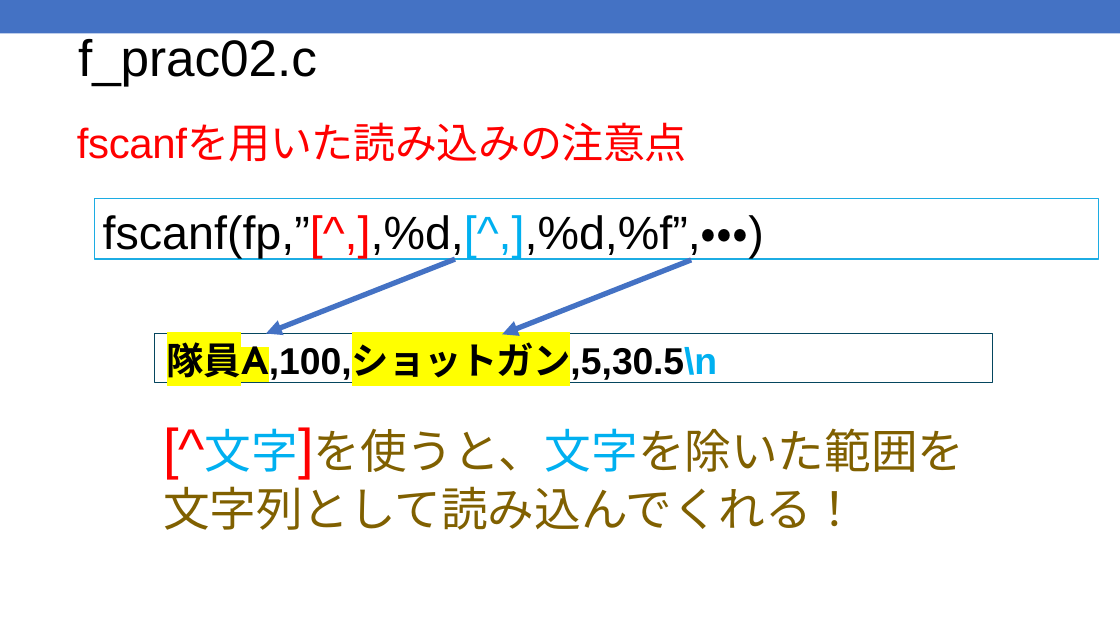
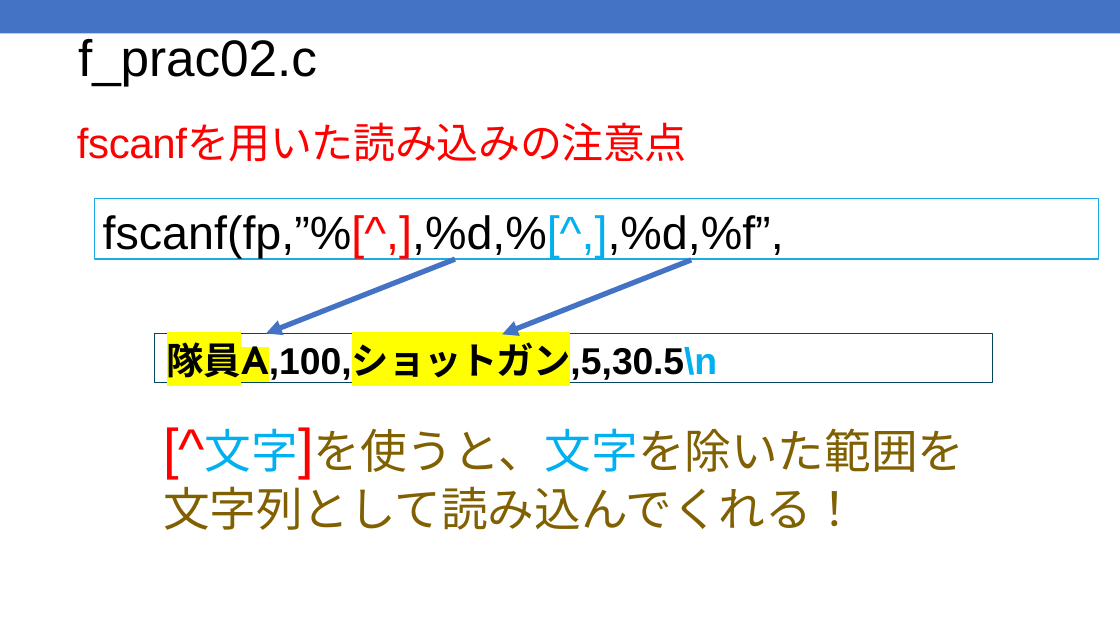
Before and after one commit to kic-murata/cpp2025, a slide deck: slide 26 of 授業資料/演習問題：ファイル処理.pptx. Drawn at 1120x630 pixels with LibreOffice and Linux fonts; fonts in the diff are those of the drawing. Boxes give left, top, right and bottom in pixels: in the first picture for what was removed or moved away, otherwise in the second. Text is boxed around its words. In the diff, an @@ line names an element or a change of style, - is before the commit and + after.

```diff
--- a/授業資料/演習問題：ファイル処理.pptx
+++ b/授業資料/演習問題：ファイル処理.pptx
@@ text in rectangle at (103, 215, 784, 258): text changed @@
-fscanf(fp,”[^,],%d,[^,],%d,%f”,・・・)
+fscanf(fp,”%[^,],%d,%[^,],%d,%f”,
```
Also in this commit, not shown: 1 other slide changed.
